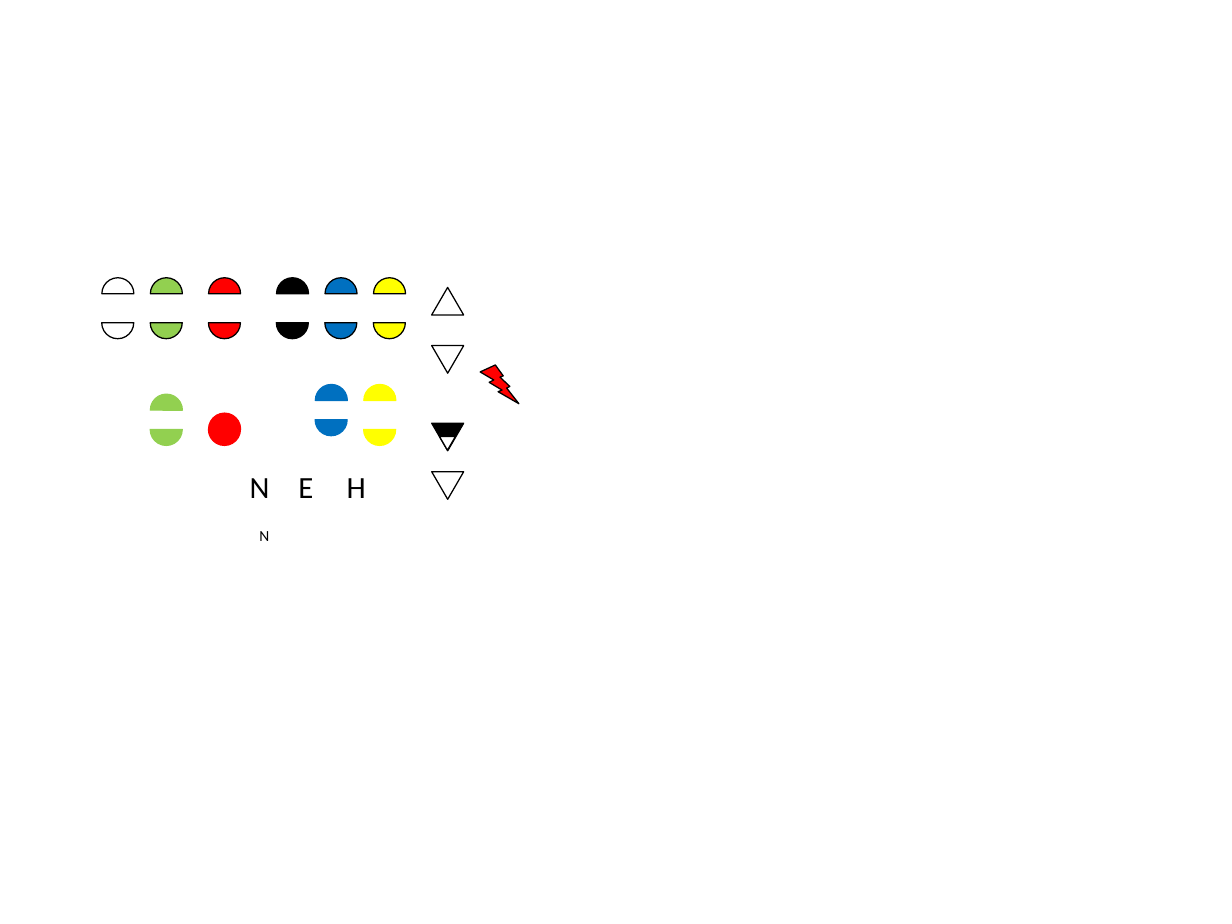
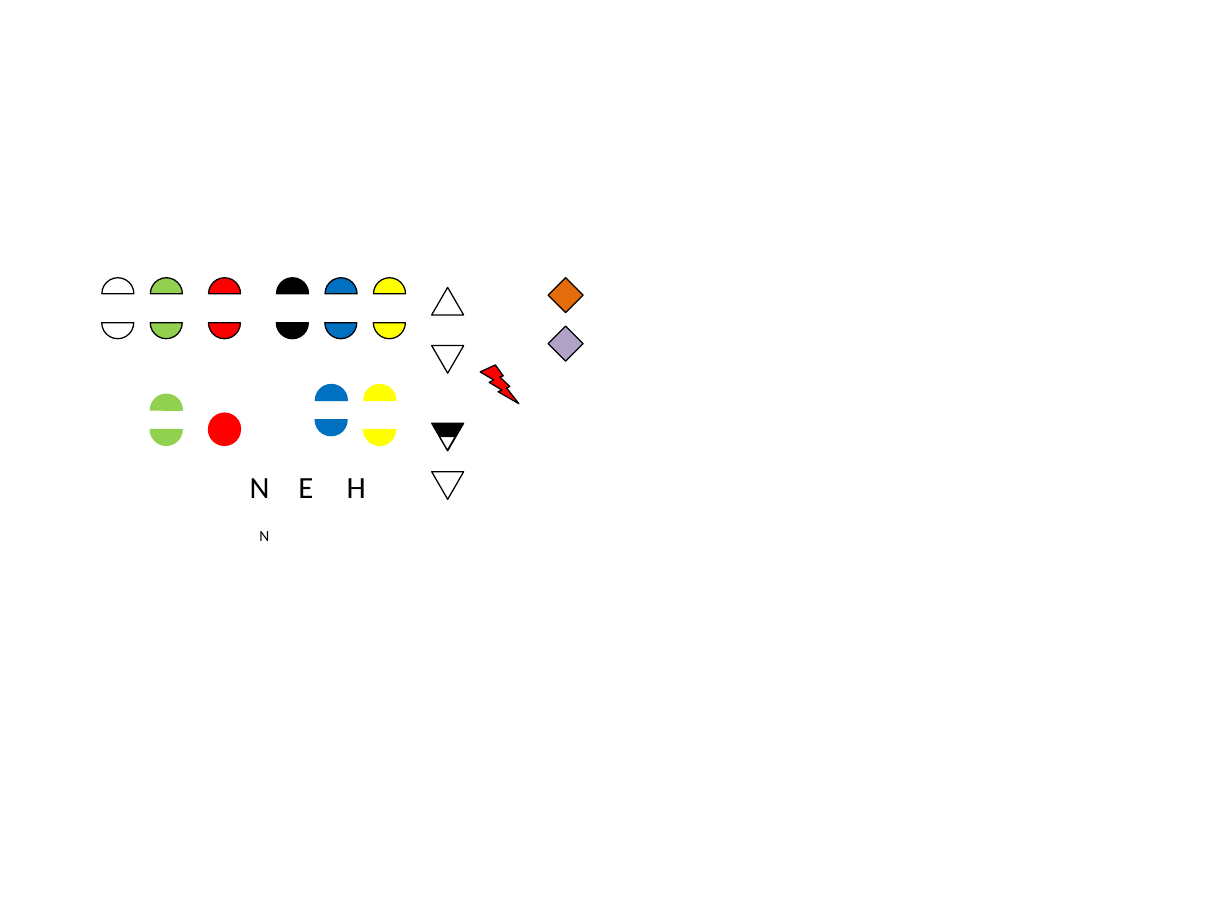
Before and after one commit to foxking0416/DailyReport, a slide deck: slide 1 of HuaChun_DailyReport/bin/Debug/image/晴雨圖.pptx. Drawn at 1232x924 pixels with LibreOffice and Linux fonts; fonts in the diff are those of the drawing. Boxes give left, top, right and bottom in pixels: in the first picture for what was removed or moved away, otherwise in the second. Text is boxed around its words. In the diff, an @@ line names an element or a change of style, - is before the commit and + after.

```diff
--- a/HuaChun_DailyReport/bin/Debug/image/晴雨圖.pptx
+++ b/HuaChun_DailyReport/bin/Debug/image/晴雨圖.pptx
@@ diamond added at (548, 277, 583, 312), fill #E46C0A, outline #000000 0.75 pt @@
@@ diamond added at (548, 326, 583, 361), fill #B3A2C7, outline #000000 0.75 pt @@
```
Also in this commit, not shown: 1 other file.
